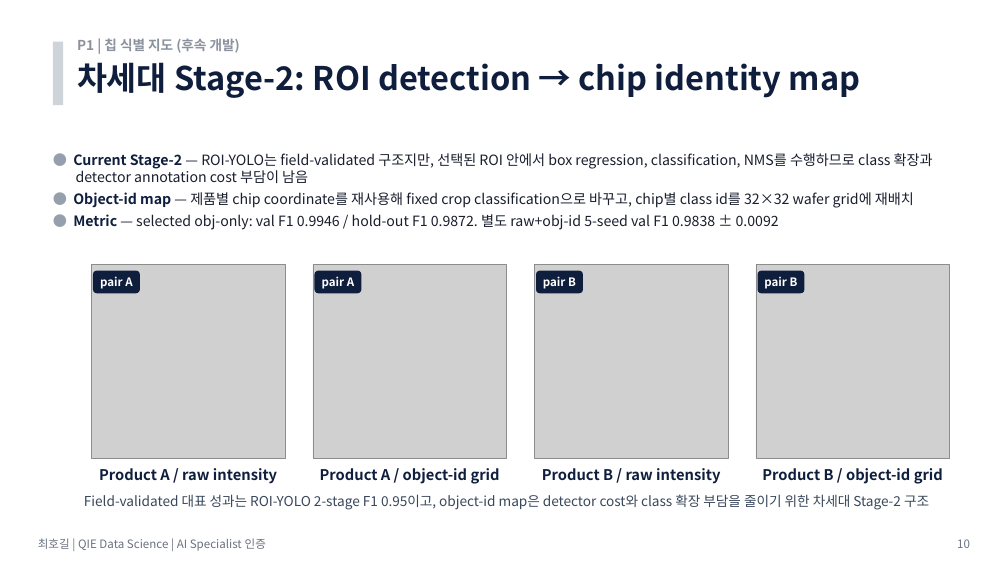
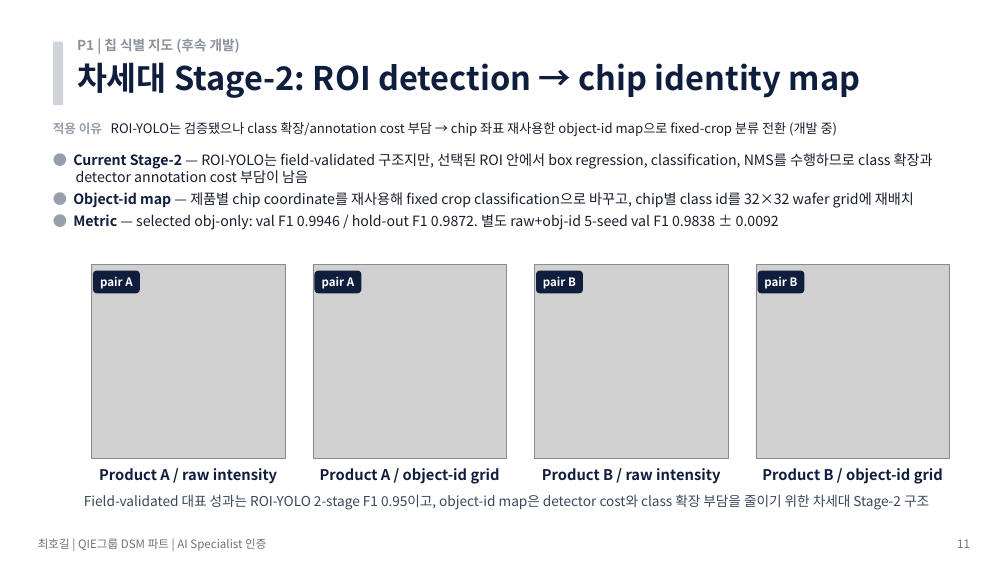
Before and after one commit to hogil/fbm_paper, a slide deck: slide 11 of recommendation/presentation/'26년 AI Specialist 면접 심사 자료_메모리사업부_최호길_평가항목_summary_with_images.pptx (slide 10 before the commit). Drawn at 1008x567 pixels with LibreOffice and Linux fonts; fonts in the diff are those of the drawing; grey boxes stand for pictures. Boxes give left, top, right and bottom in pixels: in the first picture for what was removed or moved away, otherwise in the second. Text is boxed around its words. In the diff, an @@ line names an element or a change of style, - is before the commit and + after.

Commit message:
Sync closing slide tuning wording

```diff
--- a/recommendation/presentation/'26년 AI Specialist 면접 심사 자료_메모리사업부_최호길_평가항목_summary_with_images.pptx
+++ b/recommendation/presentation/'26년 AI Specialist 면접 심사 자료_메모리사업부_최호길_평가항목_summary_with_images.pptx
@@ text added at box(53, 122, 838, 136), 12.5 pt, text #1A1F2E @@
+적용 이유 ROI-YOLO는 검증됐으나 class 확장/annotation cost 부담 → chip 좌표 재사용한 object-id map으로 fixed-crop 분류 전환 (개발 중)
@@ text at box(38, 538, 266, 551): text changed @@
-최호길 | QIE Data Science | AI Specialist 인증
+최호길 | QIE그룹 DSM 파트 | AI Specialist 인증
@@ text at box(957, 539, 970, 548): text changed @@
-10
+11
```
Also in this commit, not shown: 22 other slides changed, 5 slides added, 5 slides removed, 2 other files.
